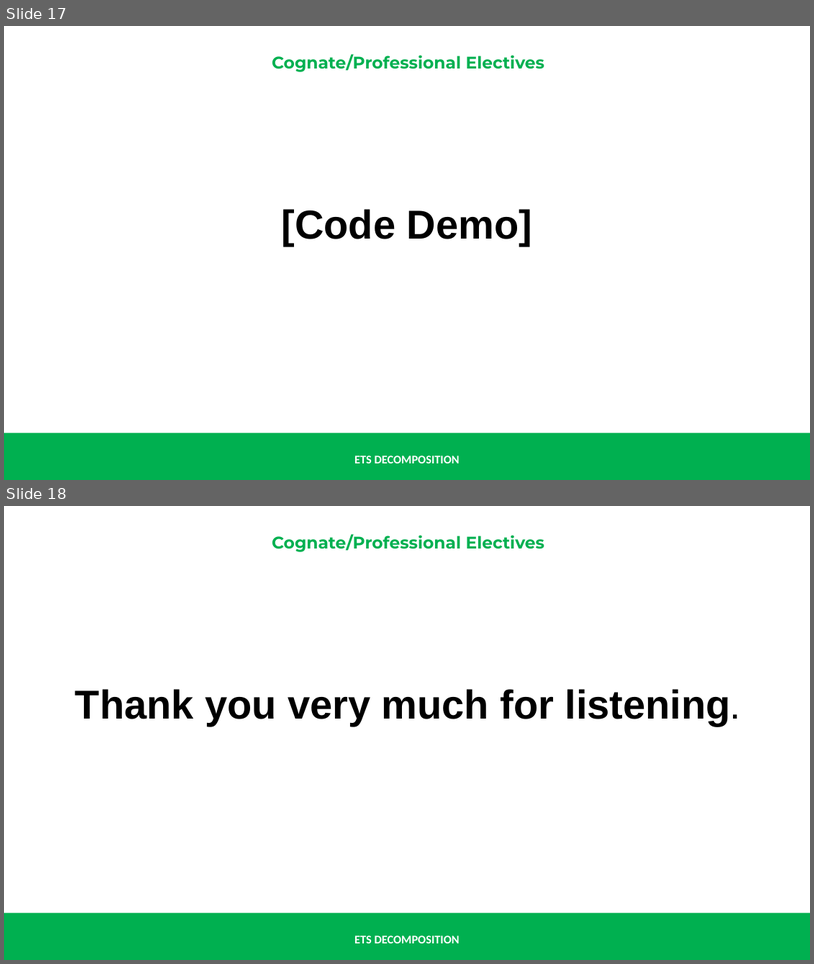
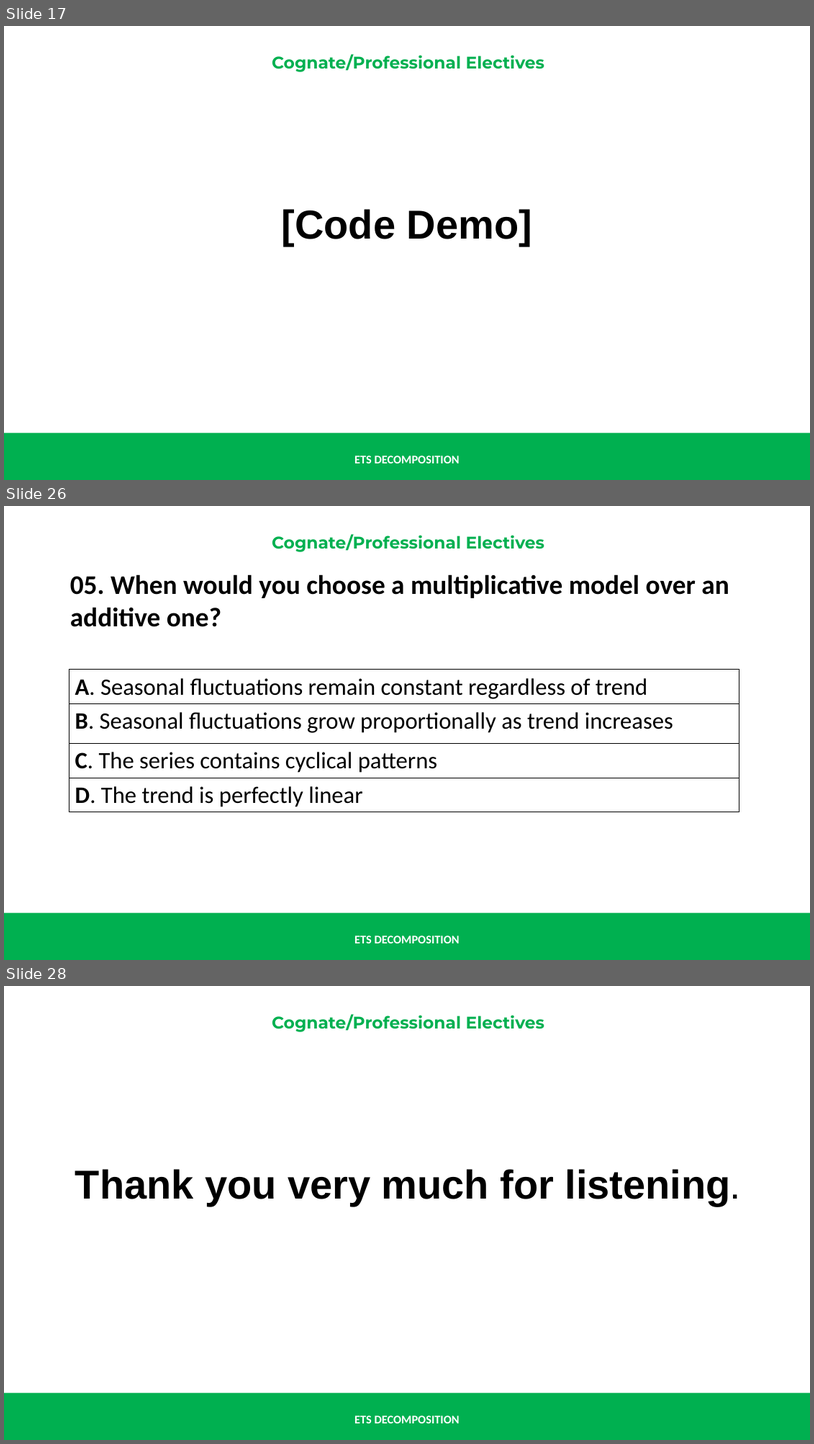
Before and after one commit to renatomaaliw3/public_files, a slide deck: CPE Electives (1 - 3)/01. Lectures Notebook/000. Presentations & Text Books/01. Presentation Slides/06.3 ETS Decomposition.pptx. Shown one above the other, each under a label of ours: slides 17 and 18 before the commit, slides 17, 26 and 28 after it; the slides between them are not shown. The pictures are 814x964 and 814x1444 pixels, drawn with LibreOffice and Linux fonts; fonts in the diff are those of the drawing. Boxes give left, top, right and bottom in pixels: in the first picture for what was removed or moved away, otherwise in the second. Text is boxed around its words. In the diff, an @@ line names an element or a change of style, - is before the commit and + after.

```diff
--- a/CPE Electives (1 - 3)/01. Lectures Notebook/000. Presentations & Text Books/01. Presentation Slides/06.3 ETS Decomposition.pptx
+++ b/CPE Electives (1 - 3)/01. Lectures Notebook/000. Presentations & Text Books/01. Presentation Slides/06.3 ETS Decomposition.pptx
@@ slide 26 added at <box>4,506,810,960</box>, background #FFFFFF; not listed: 3 template elements that a slide beside it also shows @@
@@ text added at <box>70,574,729,627</box>, 32 pt, text #000000, bold @@
+05. When would you choose a multiplicative model over an additive one?
@@ table added at <box>70,669,740,812</box>, 4 rows, 1 columns @@
+A. Seasonal fluctuations remain constant regardless of trend
+B. Seasonal fluctuations grow proportionally as trend increases
+C. The series contains cyclical patterns
+D. The trend is perfectly linear
@@ what was slide 18 is now slide 28 @@
```
Also in this commit, not shown: 9 other slides added, 16 other files.
